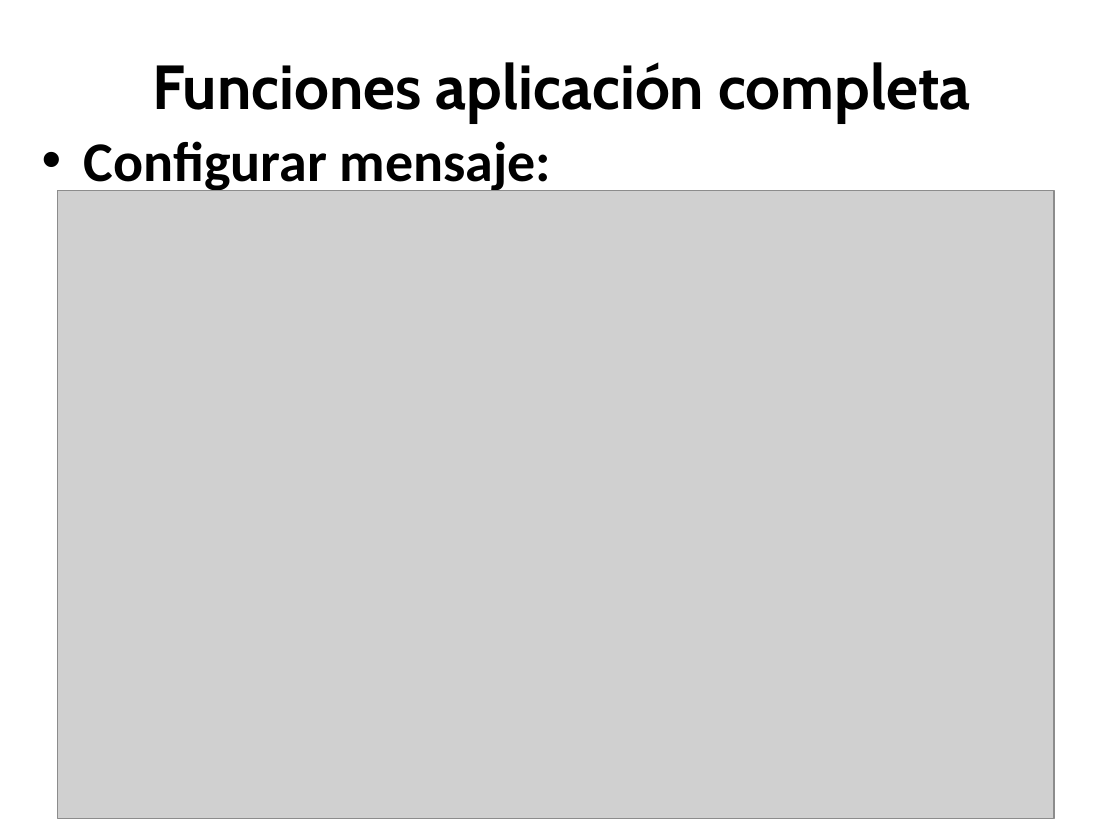
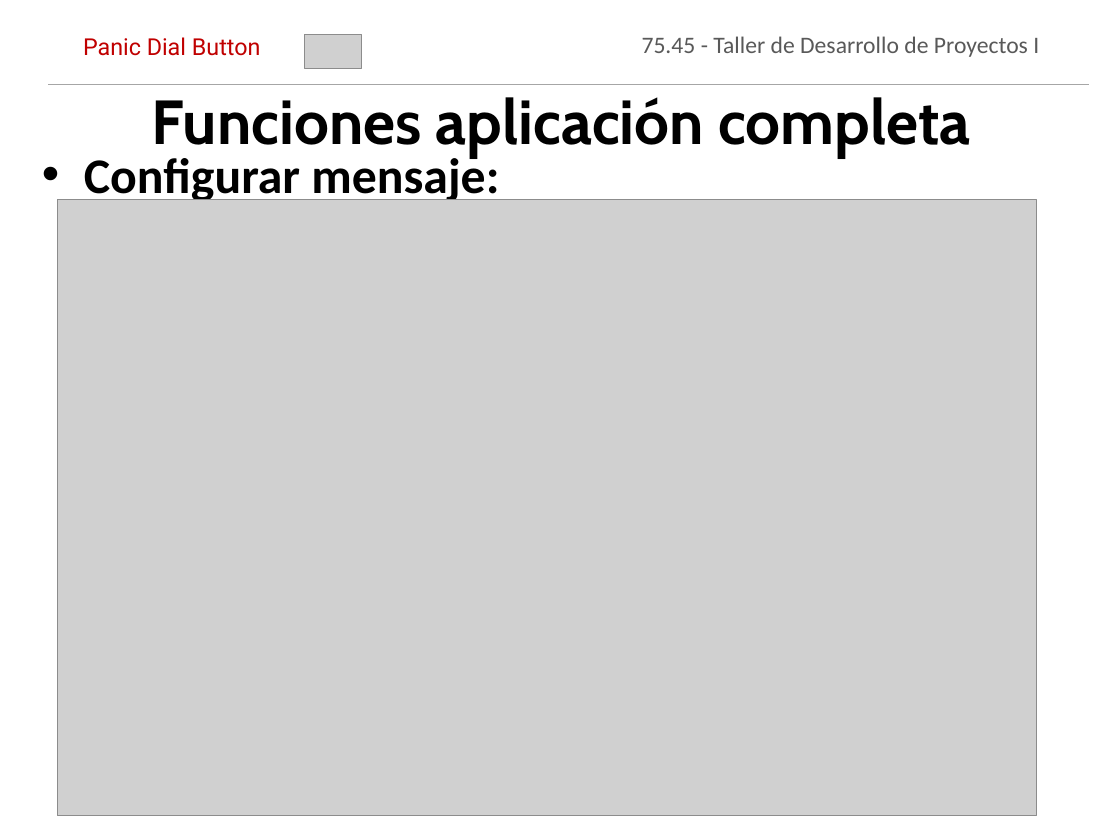
Before and after one commit to jmonetti/2012-1er-taller-de-desarrollo-de-proyectos-i, a slide deck: slide 31 of docs/Presentacion final/PresentacionFinal_V9.pptx. Drawn at 1120x840 pixels with LibreOffice and Linux fonts; fonts in the diff are those of the drawing; grey boxes stand for pictures; background and template pictures are left out. Boxes give left, top, right and bottom in pixels: in the first picture for what was removed or moved away, otherwise in the second. Text is boxed around its words. In the diff, an @@ line names an element or a change of style, - is before the commit and + after.

```diff
--- a/docs/Presentacion final/PresentacionFinal_V9.pptx
+++ b/docs/Presentacion final/PresentacionFinal_V9.pptx
@@ title "Funciones aplicación completa": place and size @@
-title "Funciones aplicación completa" at bbox=[152, 62, 970, 123]
+title "Funciones aplicación completa" at bbox=[152, 97, 970, 158]
@@ text added at bbox=[83, 37, 261, 56], 15 pt, text #C00000 @@
+Panic Dial Button
@@ picture added at bbox=[305, 35, 362, 68] @@
@@ text added at bbox=[642, 36, 1039, 57], 15.2 pt, text #595959 @@
+75.45 - Taller de Desarrollo de Proyectos I
@@ line added from (48, 85) to (1090, 85), #A6A6A6 0.75 pt @@
@@ text "Configurar mensaje:": place and size @@
-text "Configurar mensaje:" at bbox=[84, 141, 551, 194]
+text "Configurar mensaje:" at bbox=[84, 152, 499, 205]
@@ text "Configurar mensaje:" at bbox=[84, 152, 499, 205]: size 36 to 32 pt @@
@@ picture: place and size @@
-picture at bbox=[57, 190, 1054, 818]
+picture at bbox=[57, 199, 1036, 815]
```
Also in this commit, not shown: 17 other slides changed.
